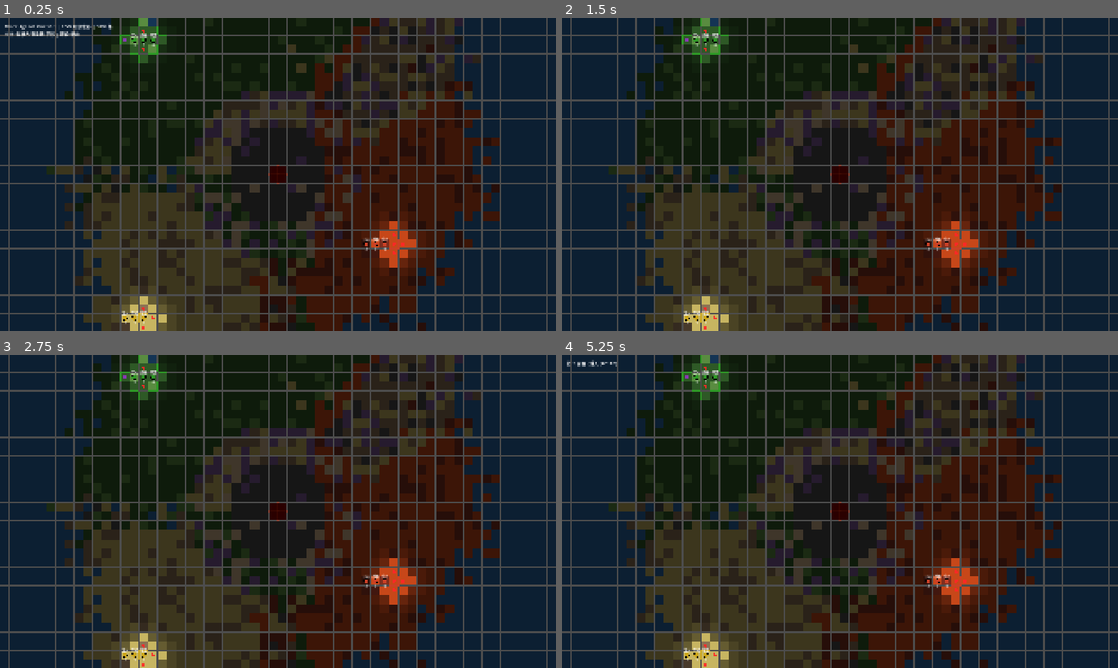
Above: before the commit, frames 1-4 (two rows, left to right).
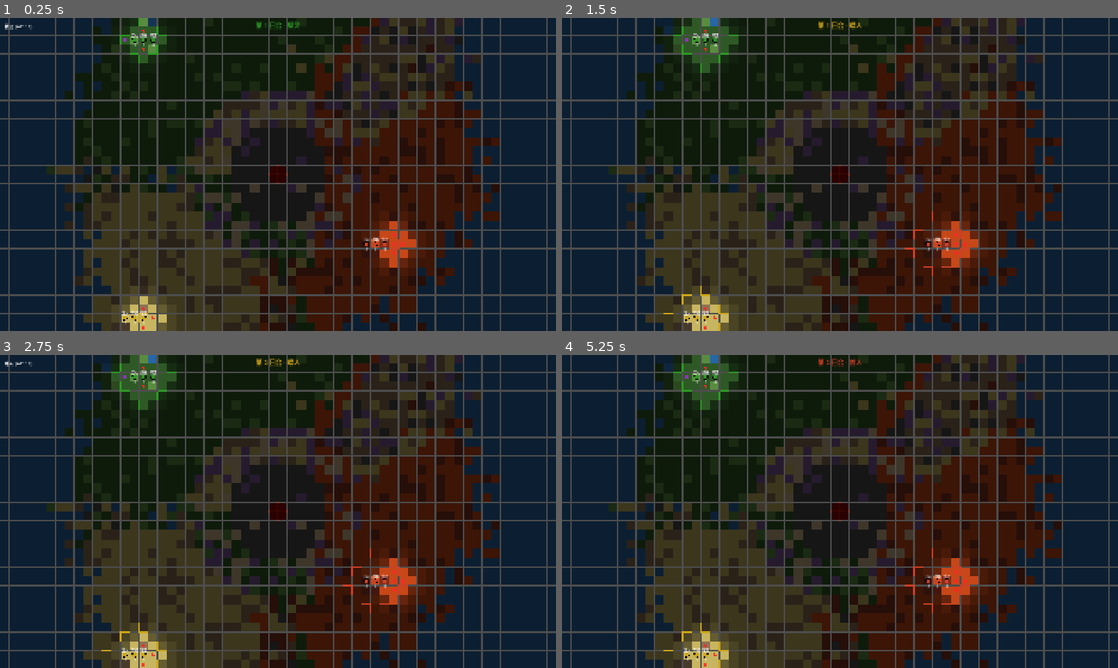
Above: after the commit, the same moments.

Repository: yushuis404-byte/three-against-one
Game: Godot game, scene res://scenes/main.tscn
Two runs of this game, one before a commit and one after it. Both use one fixed random seed, a clock stepped at 60 frames per second and the inputs below.
Inputs (mouse positions are in pixels of both pictures, inside the frame that each line leads up to):
- Up to frame 1 (0.25 s): no input
- Up to frame 2 (1.5 s): tap Enter at 0.5 s; move the mouse to (962, 158) at 0.52 s; hold D 0.53-1.25 s; hold Space (end_turn, bound only before the commit) 0.53-1.25 s; click (962, 158) at 0.8 s; drag from (728, 190) to (812, 237) at 1.27 s
- Up to frame 3 (2.75 s): tap Enter at 2, 2.1 s; move the mouse to (333, 442) at 2.02 s; hold D from 2.03 s (still down); tap Tab at 2.3 s
- Up to frame 4 (5.25 s): release D at 2.75 s; tap Space (end_turn, bound only before the commit) at 2.75, 4.25 s; drag from (812, 574) to (673, 464) at 2.77 s; tap Enter at 3.5 s; move the mouse to (1006, 558) at 3.52 s; hold A 3.53-4.25 s; tap E at 3.6 s; tap T at 3.8 s; tap Escape (end_turn, bound only after the commit) at 4.15 s; drag from (673, 464) to (756, 433) at 4.27 s; move the mouse to (867, 511) at 5.02 s; hold S from 5.03 s (still down); hold Space (end_turn, bound only before the commit) from 5.03 s (still down)

The runs differ from the first frame. In frame 1, 0.4% of the frame differs, in the area x 0-54%, y 1-7%; in frame 2, 0.9%; in frame 3, 1.0%; in frame 4, 1.0%, in the area x 0-74%, y 0-100%.

Commit message:
将回合切换改到tab作为映射，在顶端加了回合信息

Diff:
--- a/project.godot
+++ b/project.godot
@@ -41,7 +41,7 @@
 }
 end_turn={
 "deadzone": 0.5,
-"events": [Object(InputEventKey,"resource_local_to_scene":fa …(119 unchanged characters)… ressed":false,"pressed":false,"keycode":0,"physical_keycode":32,"key_label":0,"unicode":32,"location":0,"echo":false,"script":null)
+"events": [Object(InputEventKey,"resource_local_to_scene":fa …(119 unchanged characters)… ressed":false,"pressed":false,"keycode":4194305,"physical_keycode":4194305,"key_label":0,"unicode":0,"location":0,"echo":false,"script":null)
 ]
 }
 
--- a/scenes/main.tscn
+++ b/scenes/main.tscn
@@ -41,3 +41,12 @@
 offset_left = 16.0
 offset_top = 16.0
 text = "Three Against One v0.1"
+
+[node name="TurnLabel" type="Label" parent="UI"]
+offset_left = 700.0
+offset_top = 8.0
+offset_right = 1220.0
+offset_bottom = 52.0
+horizontal_alignment = 1
+theme_override_font_sizes/font_size = 22
+text = ""
--- a/scripts/main.gd
+++ b/scripts/main.gd
@@ -7,6 +7,7 @@
 @onready var debug_label: Label = $UI/DebugLabel
 @onready var turn_manager: Node = $GameBoard/TurnManager2D
 @onready var unit_manager: Node2D = $GameBoard/UnitManager2D
+@onready var turn_label: Label = $UI/TurnLabel
 
 enum GameState { LOADING, PLAYING, TURN_RESOLVE, GAME_OVER }
 var current_state: GameState = GameState.LOADING
@@ -20,7 +21,7 @@
 func _setup_game() -> void:
 	current_state = GameState.PLAYING
 	var tile_count: int = grid_manager.get_rendered_count()
-	debug_label.text = "Three Against One v0.1 | 2.5D 开放世界 | %d 格\n空格+鼠标左键拖拽 平移 | 滚轮 缩放" % tile_count
+	debug_label.text = "Three Against One v0.1 | 2.5D 开放世界 | %d 格\n空格+鼠标左键拖拽 平移 | 滚轮 缩放 | Enter/Tab 结束回合" % tile_count
 	resource_manager.resource_hovered.connect(_on_resource_hovered)
 
 	# 初始视野：揭示三阵营出生点周围
@@ -44,7 +45,6 @@
 	fog_mgr.fog_updated.connect(_on_fog_updated)
 
 	# 回合系统初始化
-	turn_manager.start_game()
 	turn_manager.round_started.connect(_on_round_started)
 	turn_manager.player_turn_started.connect(_on_player_turn_started)
 	turn_manager.round_ended.connect(_on_round_ended)
@@ -53,6 +53,9 @@
 	# 单位系统初始化
 	unit_manager.set_turn_manager(turn_manager)
 	unit_manager.place_initial_units()
+
+	# 所有信号就绪后启动第一回合
+	turn_manager.start_game()
 
 
 func _on_fog_updated(player: int) -> void:
@@ -67,31 +70,49 @@
 		debug_label.text = text
 
 
+const FACTION_NAMES := ["精灵", "矮人", "兽人"]
+const FACTION_COLORS := [
+	Color(0.18, 0.60, 0.15),
+	Color(0.80, 0.65, 0.10),
+	Color(0.80, 0.25, 0.15),
+]
+
+
 func _on_round_started(round: int) -> void:
-	var names := ["精灵", "矮人", "兽人"]
-	debug_label.text = "第 %d 回合\n%s 行动中 (AP: %d)" % [\
-		round, names[turn_manager.current_player], turn_manager.get_ap(turn_manager.current_player)]
+	var p: int = turn_manager.current_player
+	turn_label.text = "第 %d 回合 · %s" % [round, FACTION_NAMES[p]]
+	turn_label.label_settings = _make_label_settings(FACTION_COLORS[p])
 
 
 func _on_player_turn_started(player: int) -> void:
-	var names := ["精灵", "矮人", "兽人"]
-	debug_label.text = "第 %d 回合 · %s (AP: %d)" % [\
-		turn_manager.round_number, names[player], turn_manager.get_ap(player)]
+	turn_label.text = "第 %d 回合 · %s" % [turn_manager.round_number, FACTION_NAMES[player]]
+	turn_label.label_settings = _make_label_settings(FACTION_COLORS[player])
+	debug_label.text = "%s (AP: %d)" % [FACTION_NAMES[player], turn_manager.get_ap(player)]
 
 
 func _on_round_ended(round: int) -> void:
-	debug_label.text = "第 %d 回合结束 — 结算中..." % round
+	turn_label.text = "第 %d 回合结束" % round
+	debug_label.text = "结算中..."
 
 
 func _on_ap_changed(player: int, ap: int) -> void:
-	var names := ["精灵", "矮人", "兽人"]
-	debug_label.text = "第 %d 回合 · %s (AP: %d)" % [\
-		turn_manager.round_number, names[player], ap]
+	debug_label.text = "%s (AP: %d)" % [FACTION_NAMES[player], ap]
+
+
+func _make_label_settings(color: Color) -> LabelSettings:
+	var s := LabelSettings.new()
+	s.font_size = 22
+	s.font_color = color
+	s.outline_size = 2
+	s.outline_color = Color(0, 0, 0, 0.6)
+	return s
 
 
 func _input(event: InputEvent) -> void:
-	if event.is_action_pressed("end_turn"):
-		_on_end_turn()
+	# Enter 或 Tab 都可结束回合（Tab 在编辑器内嵌模式可能被截获）
+	if event is InputEventKey and event.pressed and not event.echo:
+		if event.keycode == KEY_ENTER or event.keycode == KEY_TAB:
+			_on_end_turn()
 
 
 func _on_end_turn() -> void:
--- a/scripts/unit_manager_2d.gd
+++ b/scripts/unit_manager_2d.gd
@@ -46,6 +46,7 @@
 		{ "player": 1, "pos": Vector2i(35, 43), "name_offset": -2 },
 		{ "player": 2, "pos": Vector2i(62, 35), "name_offset": -3 },
 	]
+	var fog_mgr = get_parent().get_node("FogOfWar2D")
 	for s in spawns:
 		var p: int = s["player"]
 		var pos: Vector2i = s["pos"]
@@ -53,6 +54,13 @@
 		_add_unit(p, UnitData.worker(), Vector2i(pos.x + offset, pos.y))
 		_add_unit(p, UnitData.scout(), Vector2i(pos.x + offset + 1, pos.y))
 		_add_unit(p, UnitData.guard(), Vector2i(pos.x + offset + 2, pos.y))
+
+		# 初始放置时揭示视野
+		for u in _units:
+			if u["faction"] != p:
+				continue
+			var upos: Vector2i = u["grid_pos"]
+			fog_mgr.reveal_area(p, upos.x, upos.y, u["data"].vision)
 
 
 func _add_unit(faction: int, data: UnitData, grid_pos: Vector2i) -> int:
@@ -202,6 +210,13 @@
 			u["grid_pos"] = target
 			u["has_moved"] = true
 
+			# 移动后揭示视野
+			var data: UnitData = u["data"]
+			var fog_mgr = get_parent().get_node("FogOfWar2D")
+			if fog_mgr:
+				var cp: int = _turn_manager.current_player
+				fog_mgr.reveal_area(cp, target.x, target.y, data.vision)
+
 			# 移动后自动取消选择
 			_clear_selection()
 			queue_redraw()
Not shown, changed: CLAUDE.md
